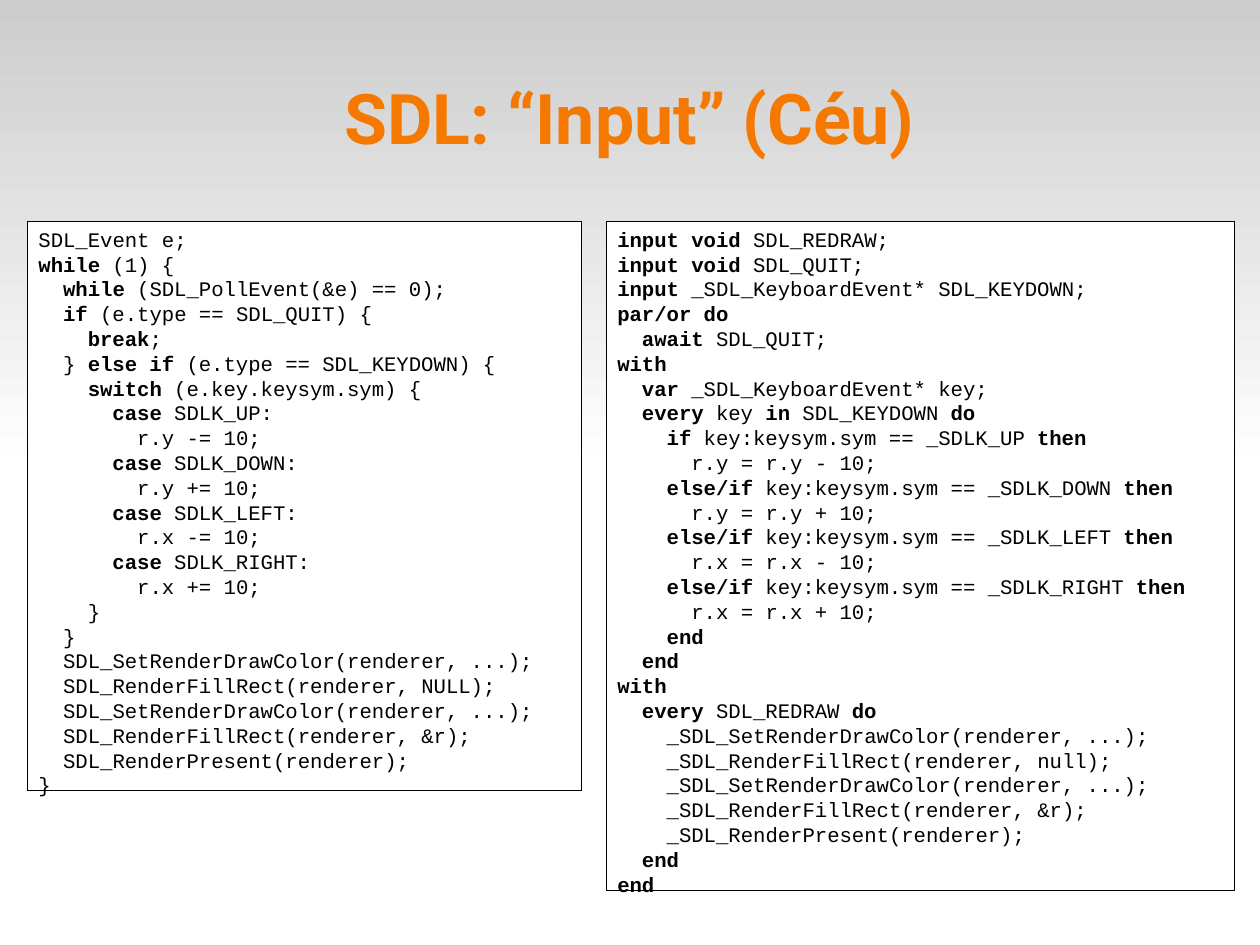
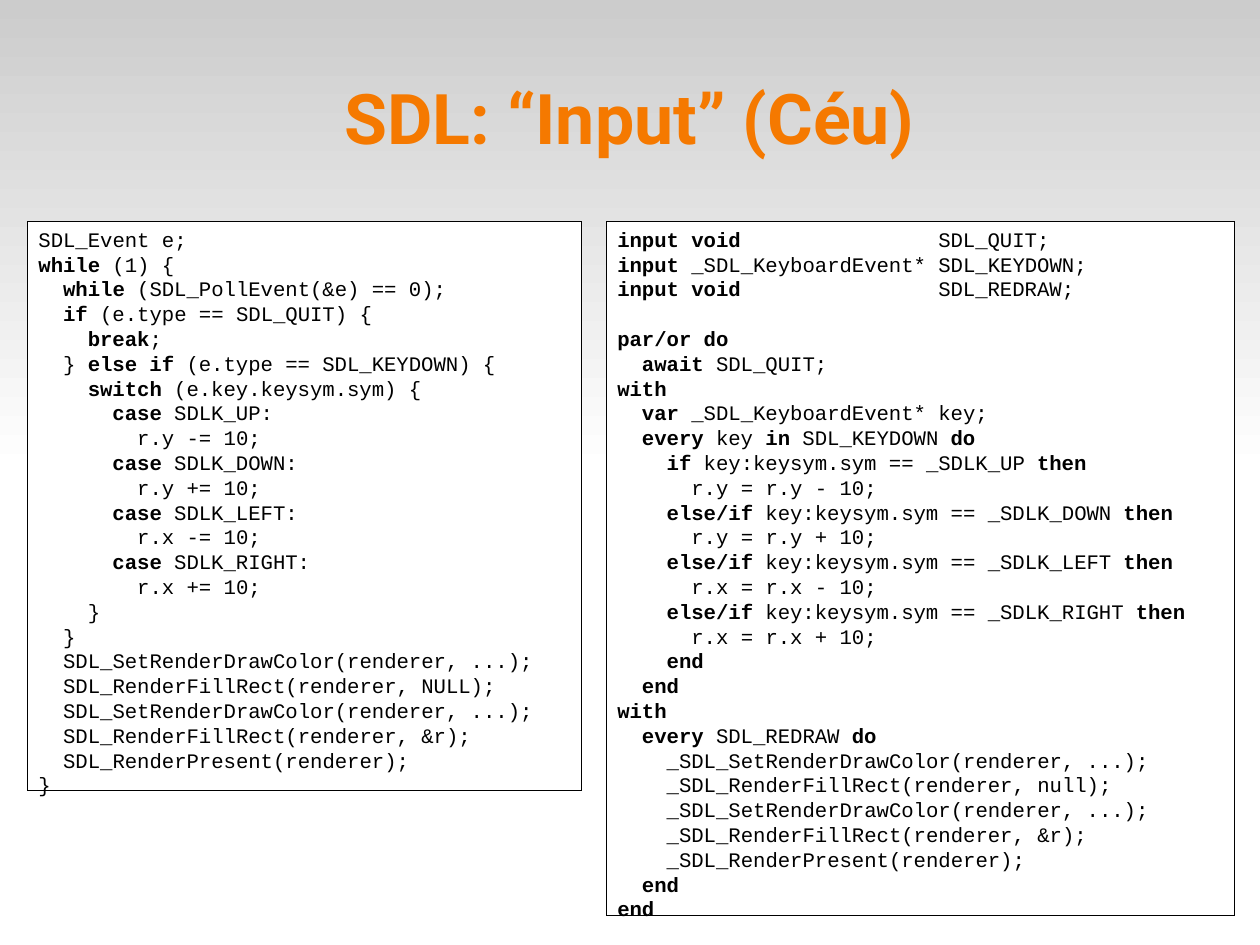
Before and after one commit to fsantanna-uerj/reativos, a slide deck: slide 19 of slides/05_ceu.odp. Drawn at 1260x945 pixels with LibreOffice and Linux fonts; fonts in the diff are those of the drawing. Boxes give left, top, right and bottom in pixels: in the first picture for what was removed or moved away, otherwise in the second. Text is boxed around its words. In the diff, an @@ line names an element or a change of style, - is before the commit and + after.

```diff
--- a/slides/05_ceu.odp
+++ b/slides/05_ceu.odp
@@ rectangle "input void SDL_QUIT;": place and size @@
-rectangle "input void SDL_QUIT;" at [606,221,1235,891]
+rectangle "input void SDL_QUIT;" at [606,221,1235,916]
@@ text in rectangle at [617,232,889,252]: paragraph removed @@
-input void SDL_REDRAW;
@@ text in rectangle at [617,282,1074,301]: paragraph added @@
+input void SDL_REDRAW;
```
Also in this commit, not shown: 6 other slides changed, 1 slide added, 6 other files.
